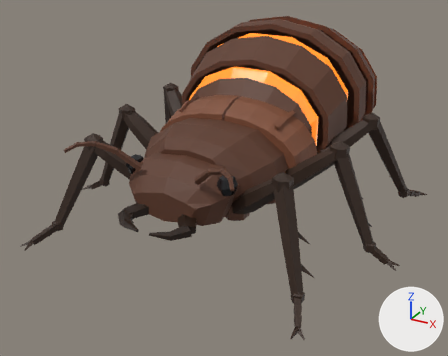
Renders of the glTF model Модели/Жуки/bomber.glb from each side of a commit.
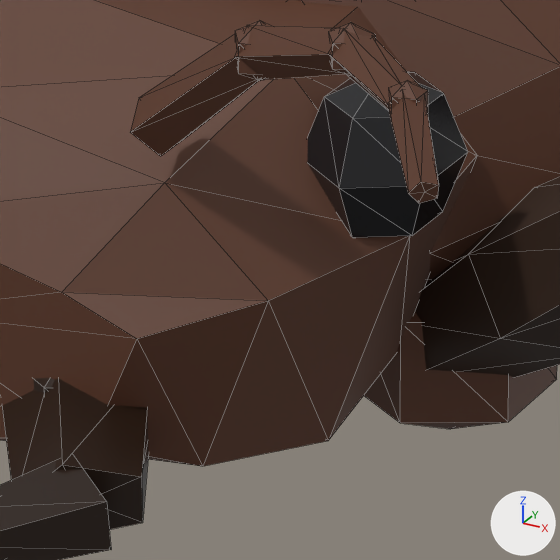
The first picture shows the older version from a camera (50 mm lens) standing at (2.45, -4.5, 2.66) and looking at (-0.12, 0.17, 0.33). The close-ups show the older and then the newer version on the part from 40% to 56% of the width and 46% to 67% of the height of that picture. Only the edits that show in the close-ups are written down. Arrows for +X, +Y and +Z are at lower right; the lights stay in place. The close-ups show mesh edges as thin lines. Where no turn or scale is listed for an object, it has been applied to the vertices. Vertices at exactly the same position are counted once.

Objects in the first close-up: 'AntSeg1002', 'AntSeg2002', 'AntSeg3002', 'AntSeg4002', 'EyeLeft001', 'Femur000', 'HeadBase001', 'MandibleBase002', 'MandibleTip002', 'ROOT_00', 'ThoraxCore' and 4 more.
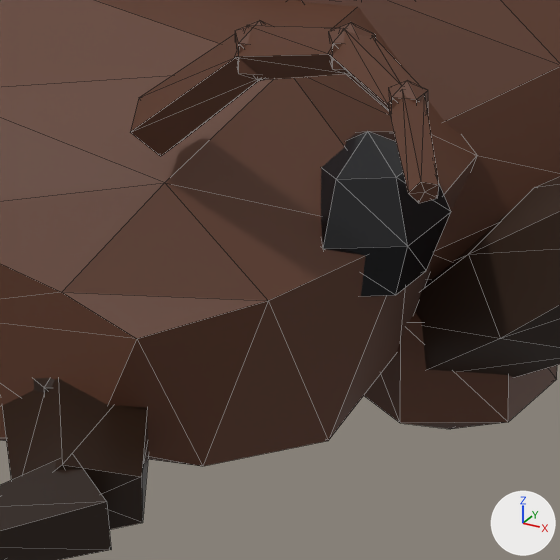
Pixel boxes [x1, y1, x2, y2] of what changed, in the close-ups (560 x 560 px):
'EyeLeft001', moved
    before: [307, 72, 468, 238]
    after: [321, 131, 451, 296]

The change, as a diff of the scene's bpy script:
```diff
--- a/Модели/Жуки/bomber.glb.py
+++ b/Модели/Жуки/bomber.glb.py
@@ me_eyeleft001 @@
 # used by ob_eyeleft001; location = (0.0, 0.0, 0.0)
-me_eyeleft001.from_pydata(...)  # 20 vertices, 36 faces; spans x 0.351..0.489, y -0.85..-0.67, z 0.65..0.83
+me_eyeleft001.from_pydata(...)  # 20 vertices, 36 faces; spans x 0.332..0.471, y -0.85..-0.67, z 0.581..0.761
+# me_eyeleft001 part 1: the whole mesh is moved by (-0.018, 0.0, -0.069)
 me_eyeleft001.materials.append(mat_bomb_eye)
```
